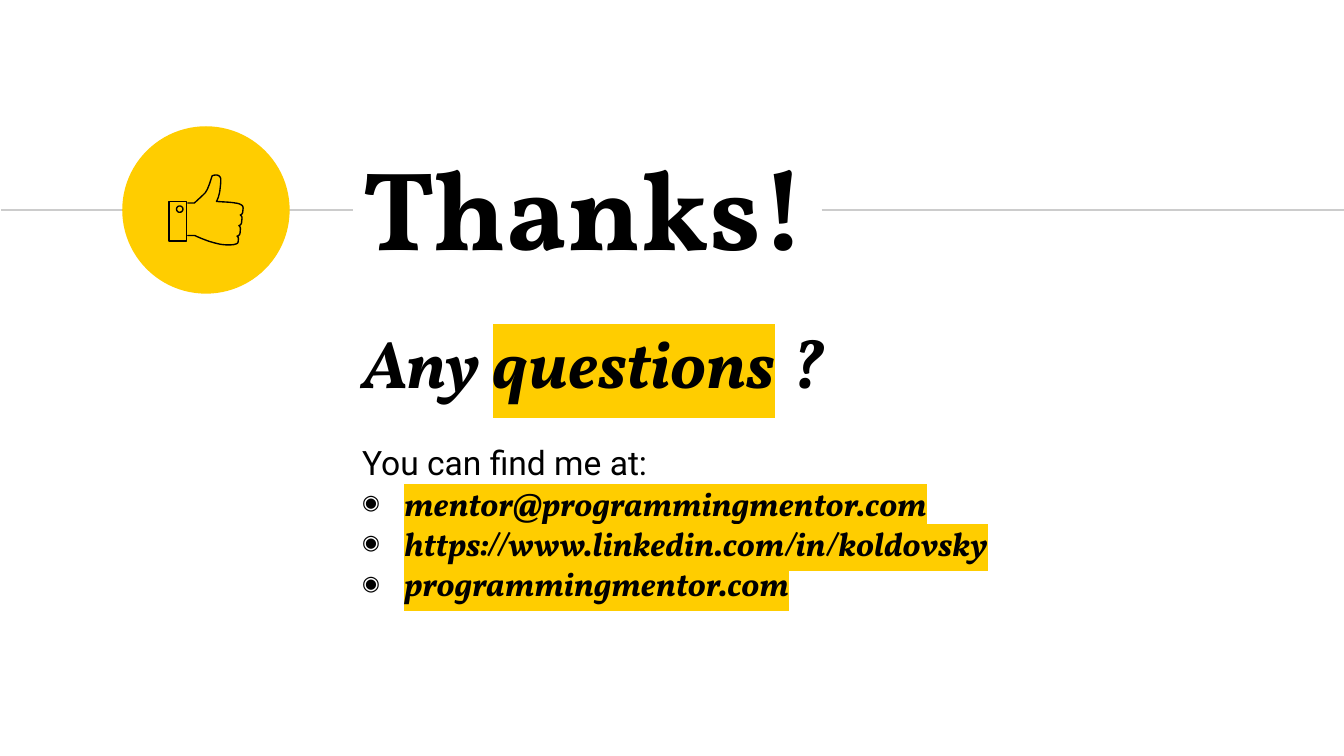
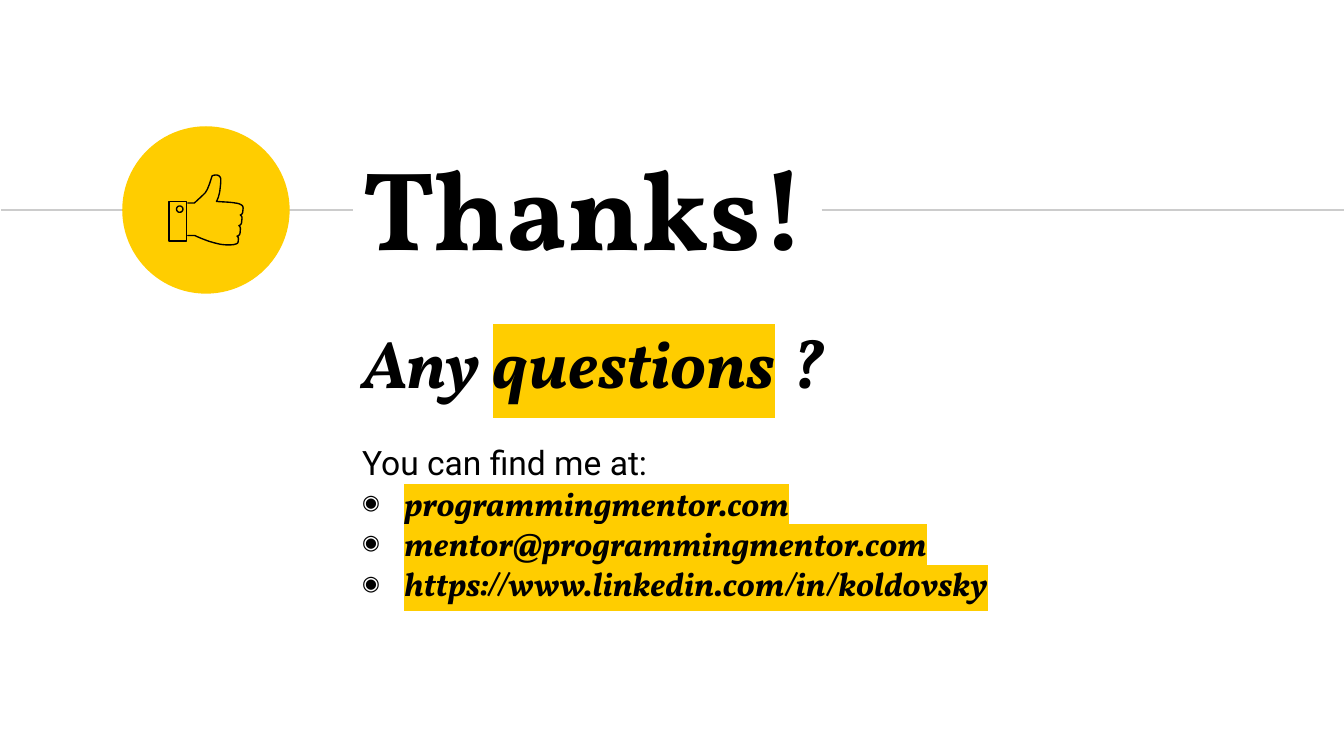
Before and after one commit to koldovsky/typescript-workshop, a slide deck: slide 7 of ts-workshop-slides.pptx. Drawn at 1344x756 pixels with LibreOffice and Linux fonts; fonts in the diff are those of the drawing. Boxes give left, top, right and bottom in pixels: in the first picture for what was removed or moved away, otherwise in the second. Text is boxed around its words. In the diff, an @@ line names an element or a change of style, - is before the commit and + after.

```diff
--- a/ts-workshop-slides.pptx
+++ b/ts-workshop-slides.pptx
@@ subtitle at box(404, 492, 789, 524): paragraph added @@
+◉ programmingmentor.com
@@ subtitle at box(404, 564, 789, 612): paragraph removed @@
-◉ programmingmentor.com
```
Also in this commit, not shown: 2 other slides changed, 2 slides removed, 2 other files.
